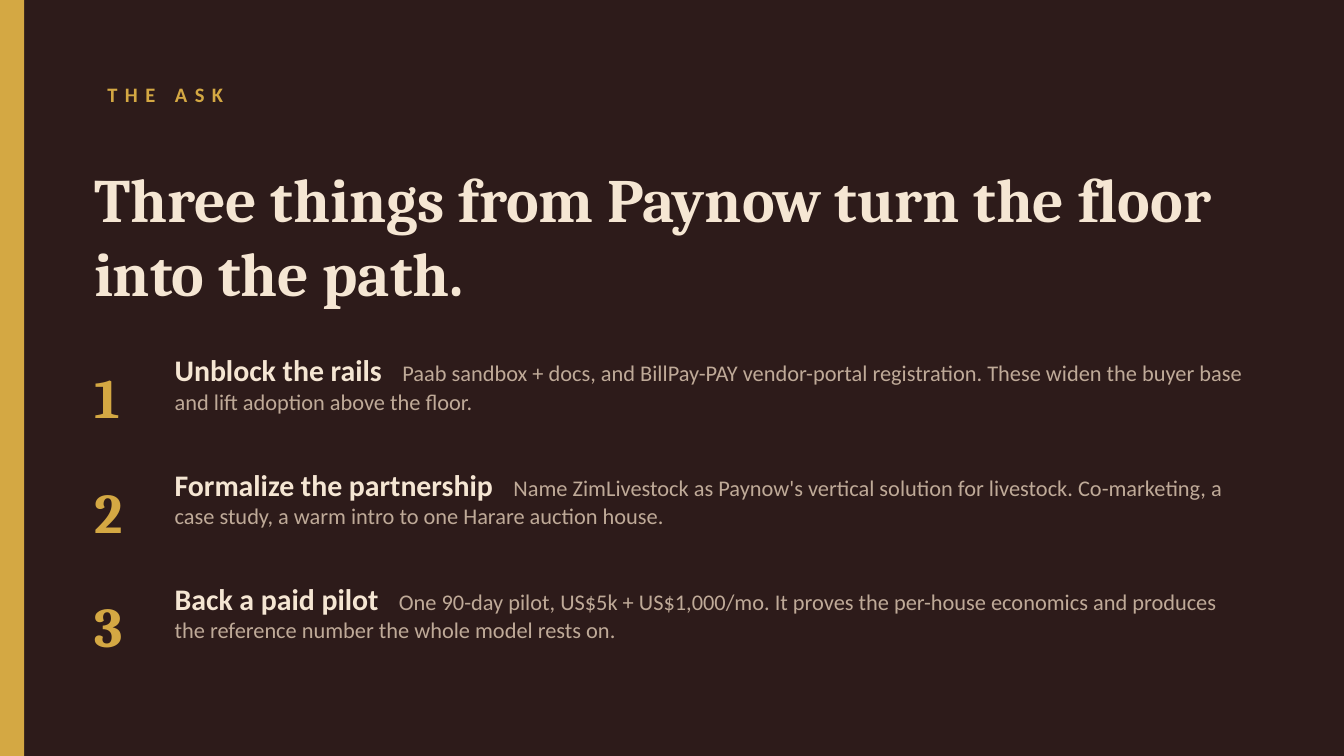
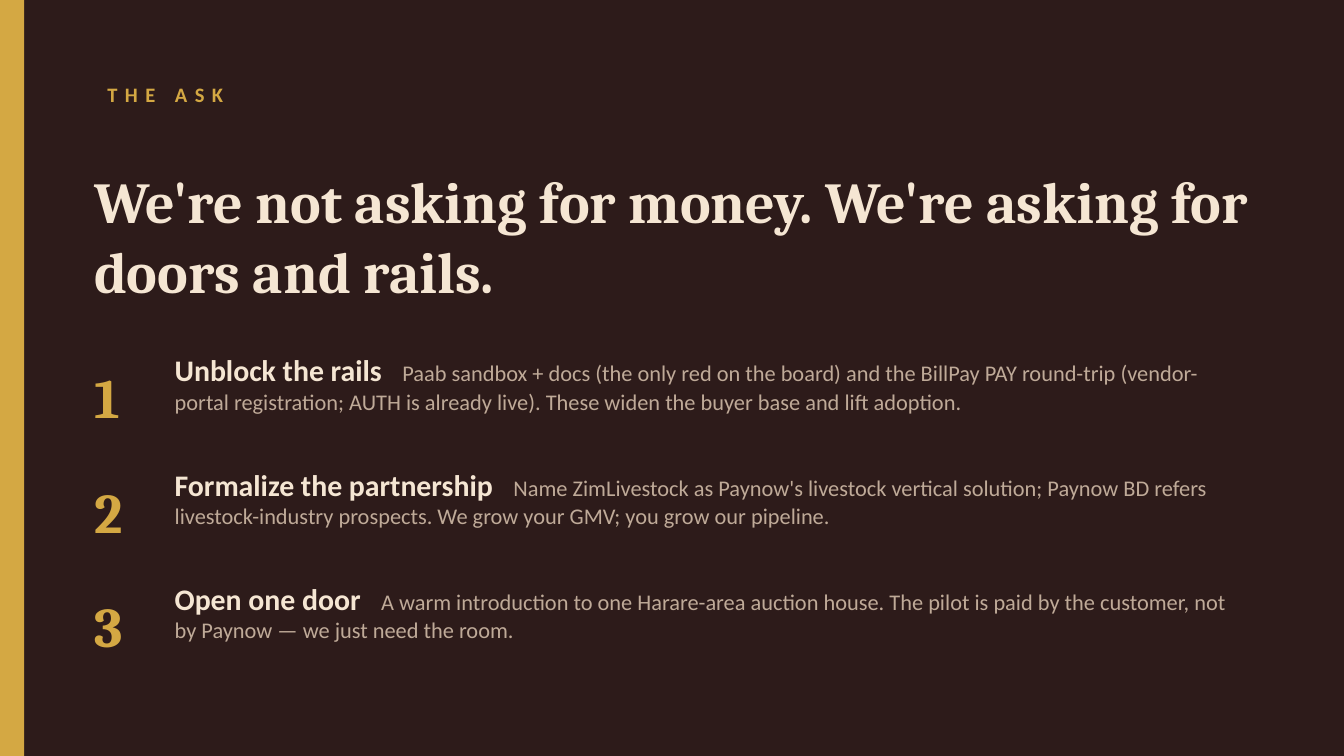
Before and after one commit to muudzo/livestockl, a slide deck: slide 10 of deliverables/business/financial-deck.pptx. Drawn at 1344x756 pixels with LibreOffice and Linux fonts; fonts in the diff are those of the drawing. Boxes give left, top, right and bottom in pixels: in the first picture for what was removed or moved away, otherwise in the second. Text is boxed around its words. In the diff, an @@ line names an element or a change of style, - is before the commit and + after.

```diff
--- a/deliverables/business/financial-deck.pptx
+++ b/deliverables/business/financial-deck.pptx
@@ text at <box>94,182,1247,294</box>: text changed; size 33 to 31 pt @@
-Three things from Paynow turn the floor into the path.
+We're not asking for money. We're asking for doors and rails.
@@ text at <box>175,360,1198,414</box>: text changed @@
-Unblock the rails Paab sandbox + docs, and BillPay-PAY vendor-portal registration. These widen the buyer base and lift adoption above the floor.
+Unblock the rails Paab sandbox + docs (the only red on the board) and the BillPay PAY round-trip (vendor-portal registration; AUTH is already live). These widen the buyer base and lift adoption.
@@ text at <box>175,475,1206,528</box>: text changed @@
-Formalize the partnership Name ZimLivestock as Paynow's vertical solution for livestock. Co-marketing, a case study, a warm intro to one Harare auction house.
+Formalize the partnership Name ZimLivestock as Paynow's livestock vertical solution; Paynow BD refers livestock-industry prospects. We grow your GMV; you grow our pipeline.
@@ text at <box>175,589,1225,642</box>: text changed @@
-Back a paid pilot One 90-day pilot, US$5k + US$1,000/mo. It proves the per-house economics and produces the reference number the whole model rests on.
+Open one door A warm introduction to one Harare-area auction house. The pilot is paid by the customer, not by Paynow — we just need the room.
```
Also in this commit, not shown: 10 other slides changed, 6 other files.
